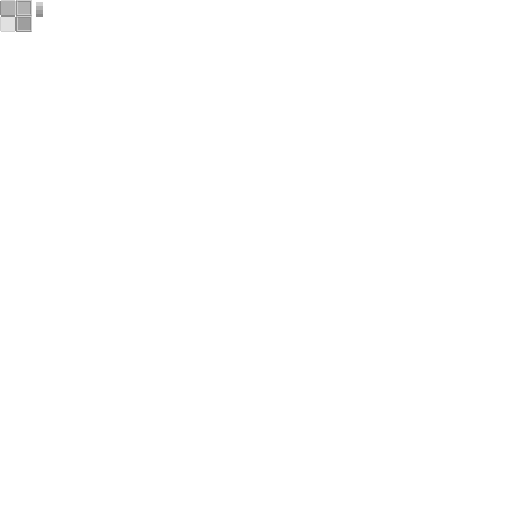
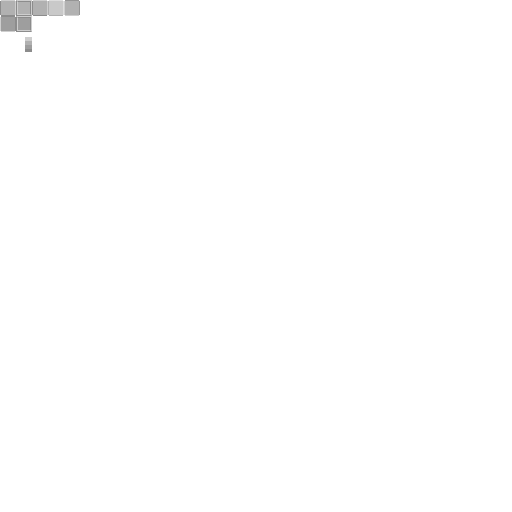
Before/after of a (512, 512) layered artwork. What changed in the layer stack:
painted on "guide" over <box>25,2,43,52</box>
painted on "Layer #1" over <box>1,0,80,31</box>
